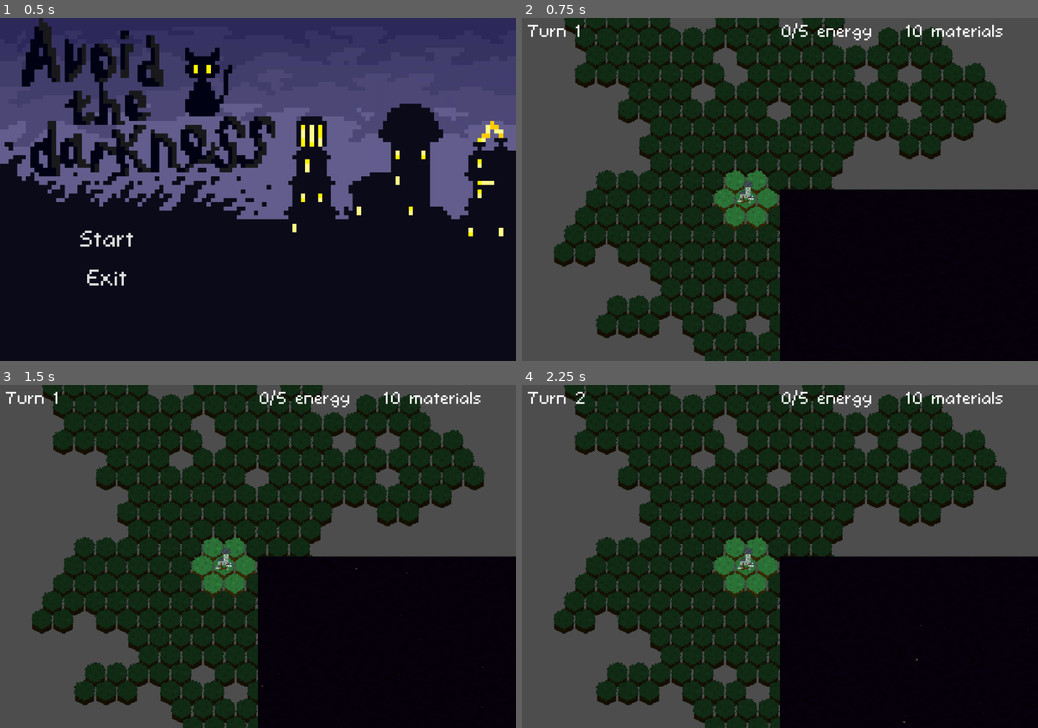
Above: before the commit, frames 1-4 (two rows, left to right).
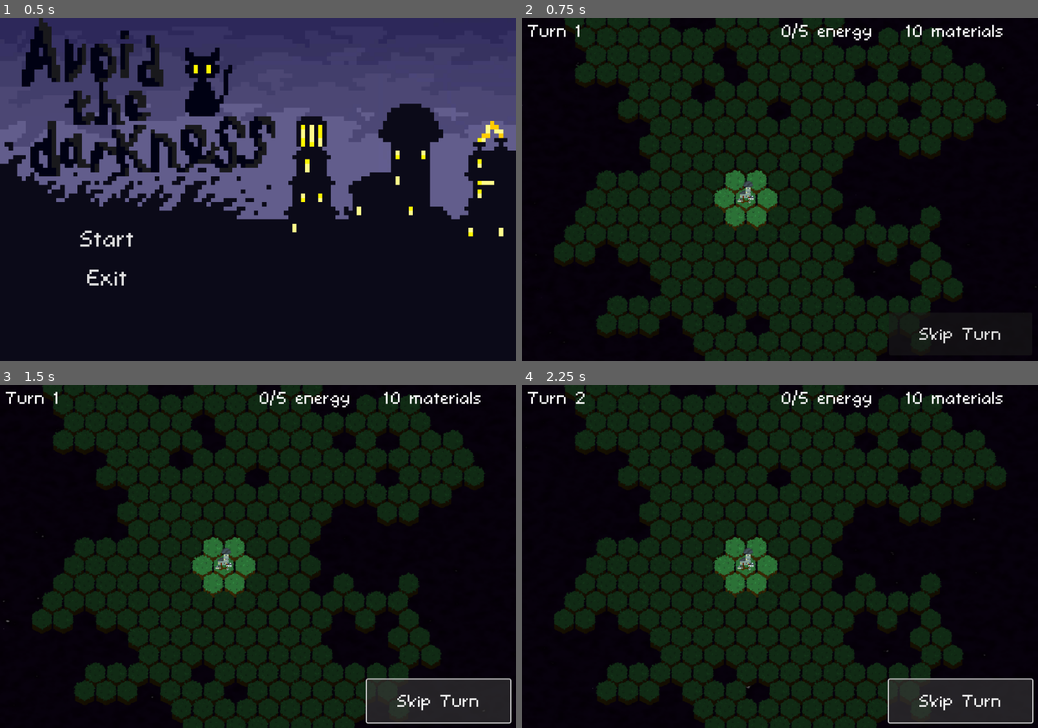
Above: after the commit, the same moments.

Repository: KlaimP/GameJam2.0
Game: Godot game, scene res://menu.tscn
Two runs of this game, one before a commit and one after it. Both use one fixed random seed, a clock stepped at 60 frames per second and the inputs below.
Inputs:
- Up to frame 1 (0.5 s): no input
- Up to frame 2 (0.75 s): click "Start" at 0.5 s
- Up to frame 3 (1.5 s): click "Skip Turn" at 1.25 s
- Up to frame 4 (2.25 s): click "Skip Turn" at 2 s

Frame 1 is identical in both runs. In frame 2, 42% of the frame differs, in the area x 0-100%, y 0-100%; in frame 3, 45%; in frame 4, 45%.

Commit message:
Забирай

Diff:
--- a/camera.gd
+++ b/camera.gd
@@ -22,6 +22,7 @@
 @onready var labelTurn: Label = $UI/TurnLabel
 @onready var buildMenu = $"../BuildMenu"
 @onready var pauseMenu = $UI/PauseMenu
+@onready var background = $UI/Background
 var buttonSkipTurnPos: Vector2 = Vector2(190, 215)
 var labelEnegrgyPos: Vector2 = Vector2(0, -300)
 var labelMaterialPos: Vector2 = Vector2(220, -300)
@@ -47,6 +48,7 @@
 	labelTurn.scale = backZoom
 	labelTurn.position = labelTurnPos * backZoom
 	pauseMenu.scale = backZoom
+	background.scale = backZoom
 
 func set_edges(arr: Array):
 	var posVec = arr[0]
--- a/main.tscn
+++ b/main.tscn
@@ -58,6 +58,7 @@
 noise = SubResource("FastNoiseLite_4s4kw")
 
 [node name="Main" type="Node2D"]
+texture_filter = 1
 script = ExtResource("1_vhywa")
 
 [node name="Camera2D" type="Camera2D" parent="."]
@@ -129,9 +130,9 @@
 offset_bottom = 300.0
 color = Color(0.207843, 0.207843, 0.207843, 0.278431)
 
-[node name="Sprite2D" type="Sprite2D" parent="Camera2D"]
+[node name="Background" type="Sprite2D" parent="Camera2D/UI"]
+z_index = -200
 material = SubResource("ShaderMaterial_avt40")
-position = Vector2(450, 300)
 texture = SubResource("NoiseTexture2D_48tch")
 
 [node name="Map" type="Node2D" parent="."]
Not shown: 1 places in menu.tscn that only renumber resources
